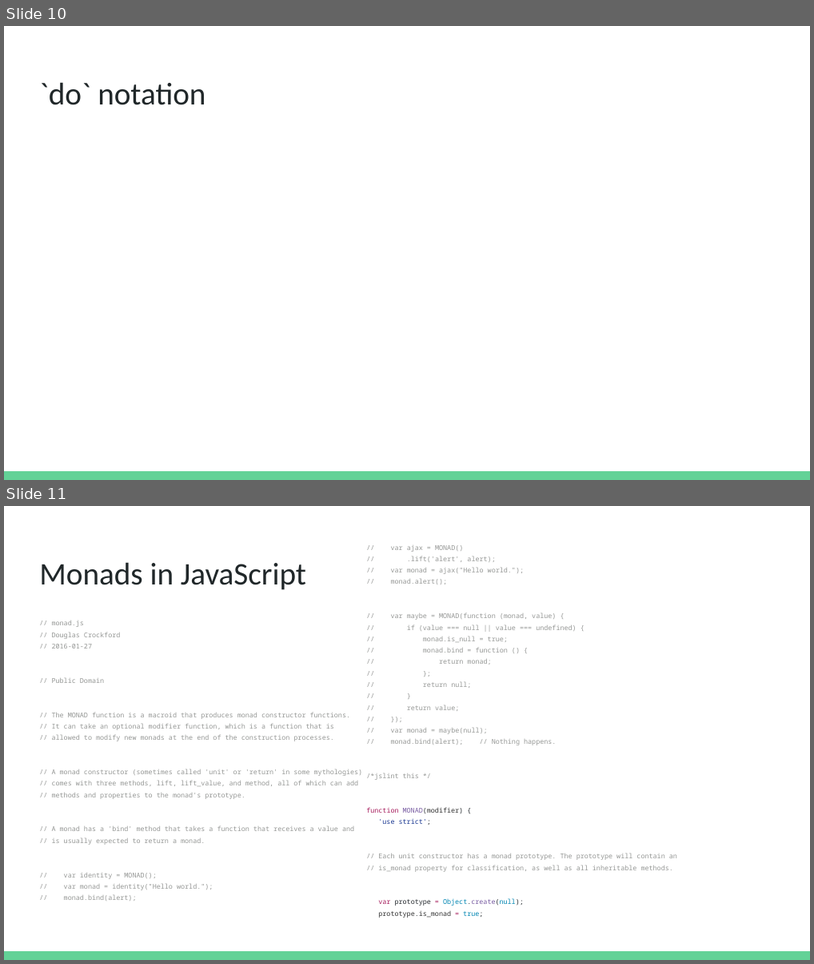
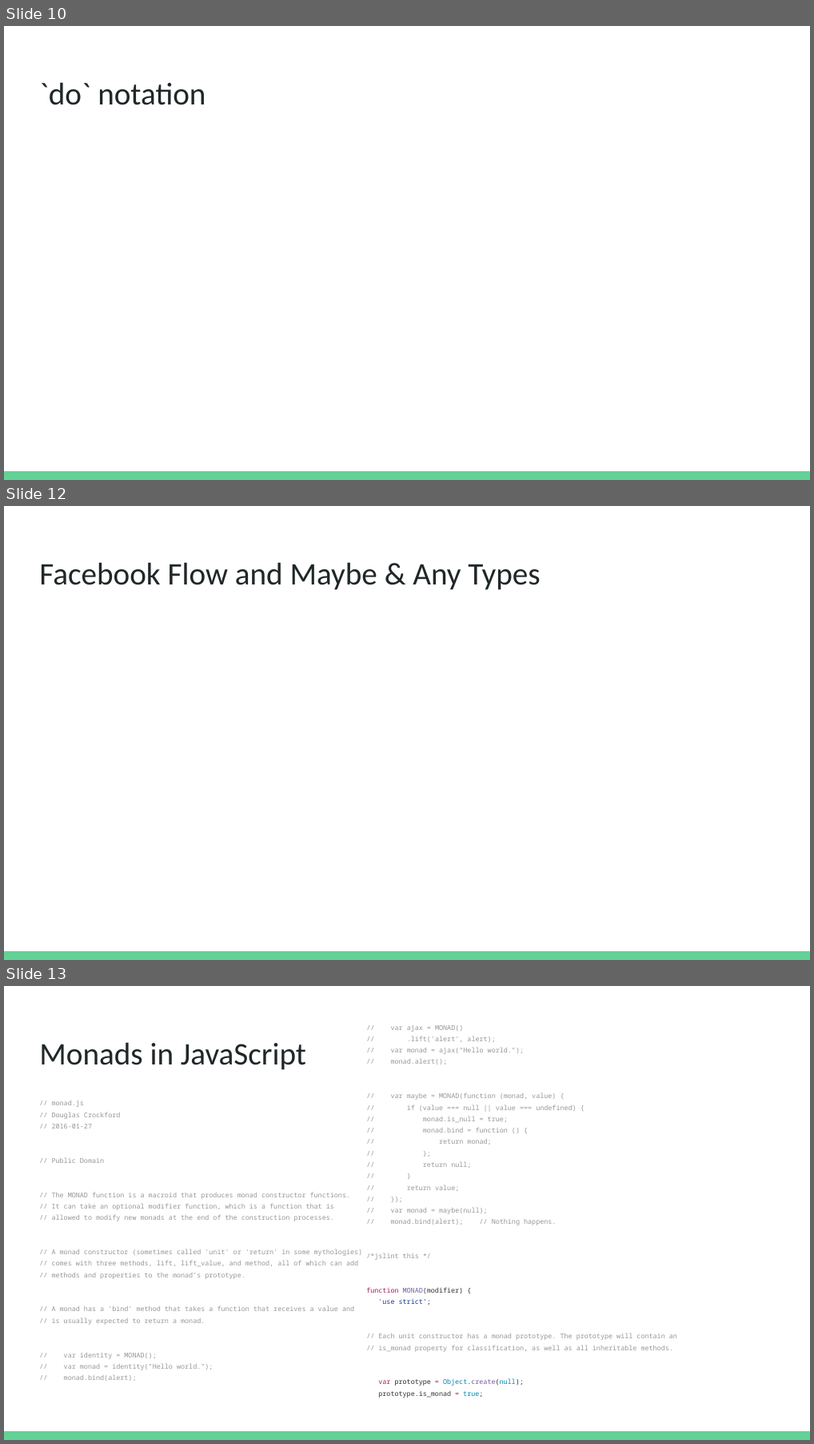
Before and after one commit to seanwestfall/purescript_presentation, a slide deck: pptx/PureScript- JS.la presentation.pptx. Shown one above the other, each under a label of ours: slides 10 and 11 before the commit, slides 10, 12 and 13 after it; the slides between them are not shown. The pictures are 814x964 and 814x1444 pixels, drawn with LibreOffice and Linux fonts; fonts in the diff are those of the drawing. Boxes give left, top, right and bottom in pixels: in the first picture for what was removed or moved away, otherwise in the second. Text is boxed around its words. In the diff, an @@ line names an element or a change of style, - is before the commit and + after.

```diff
--- a/pptx/PureScript- JS.la presentation.pptx
+++ b/pptx/PureScript- JS.la presentation.pptx
@@ slide 12 added at (4,506,810,960), background #FFFFFF; not listed: 1 template element that a slide beside it also shows @@
@@ title added at (39,562,540,590), 28 pt, text #202729 @@
+Facebook Flow and Maybe & Any Types
@@ what was slide 11 is now slide 13 @@
```
Also in this commit, not shown: 1 other slide added.
